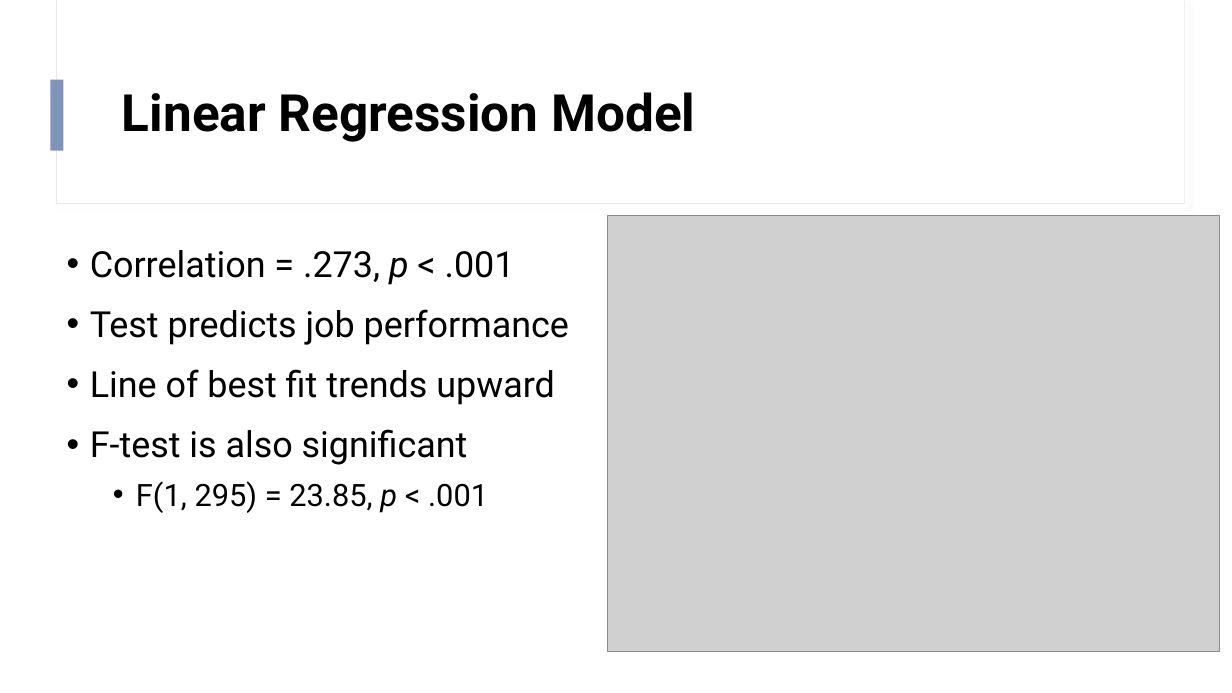
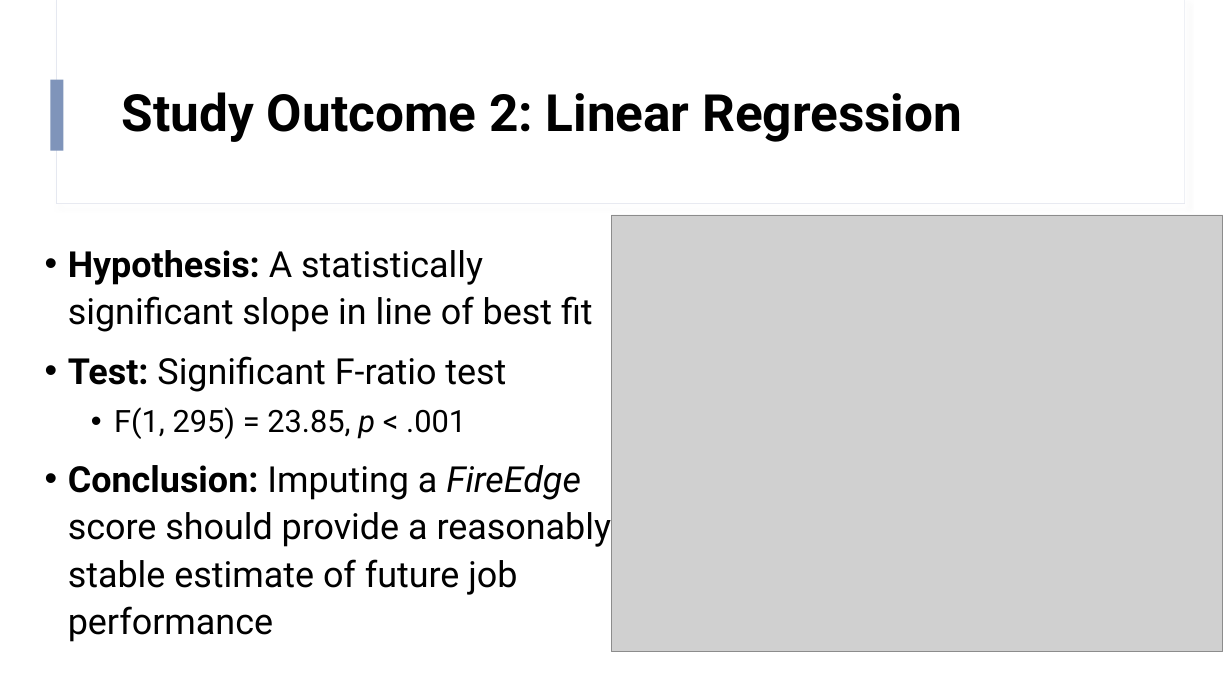
Before and after one commit to SzarR/FireEdge, a slide deck: slide 7 of FireEdge.pptx. Drawn at 1232x693 pixels with LibreOffice and Linux fonts; fonts in the diff are those of the drawing; grey boxes stand for pictures. Boxes give left, top, right and bottom in pixels: in the first picture for what was removed or moved away, otherwise in the second. Text is boxed around its words. In the diff, an @@ line names an element or a change of style, - is before the commit and + after.

```diff
--- a/FireEdge.pptx
+++ b/FireEdge.pptx
@@ title at [122, 92, 962, 142]: text changed @@
-Linear Regression Model
+Study Outcome 2: Linear Regression
@@ text "Hypothesis: A statistically significant slope ...": place and size @@
-text "Hypothesis: A statistically significant slope ..." at [90, 250, 569, 513]
+text "Hypothesis: A statistically significant slope ..." at [68, 250, 612, 642]
@@ picture: place and size @@
-picture at [608, 215, 1220, 653]
+picture at [612, 215, 1224, 653]
@@ text at [68, 250, 593, 392]: text changed @@
-• Correlation = .273, p < .001
-• Test predicts job performance
-• Line of best fit trends upward
-• F-test is also significant
+• Hypothesis: A statistically significant slope in line of best fit
+• Test: Significant F-ratio test
@@ text at [68, 465, 612, 642]: paragraph added @@
+• Conclusion: Imputing a FireEdge score should provide a reasonably stable estimate of future job performance
```
Also in this commit, not shown: 8 other slides changed, 2 other files.
